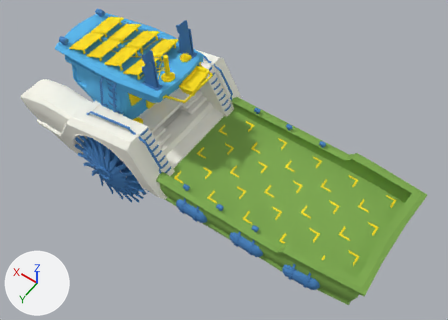
A saved change to the FBX model Assets/Art/Models/Ship/Ship of Sadness.FBX.
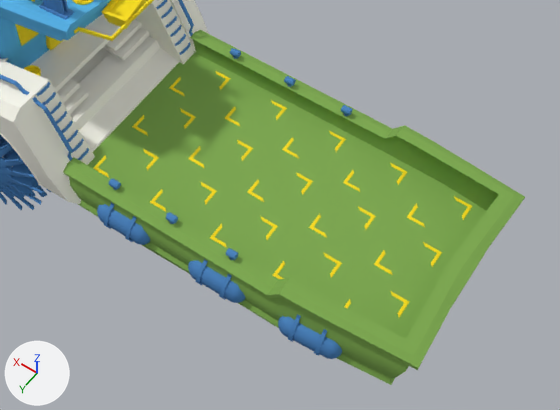
Each version appears first whole from a 50 mm camera at (-7.2, 10.9, 17.69) aimed at (0.27, 0.45, 1.26), and next in a close-up on the part from 27% to 100% of the width and 25% to 100% of the height. The lights are fixed; the arrows at lower left show +X, +Y and +Z. Where no turn or scale is listed for an object, it has been applied to the vertices.

Script lines for the objects in view, before the commit:
```python
me_mesh = bpy.data.meshes.new('Mesh')
me_mesh.from_pydata(...)  # 12841 vertices, 22846 faces; spans x -5.88..8.11, y -2.63..2.63, z -0.79..5.18
# faces by material slot: [1048, 910, 5032, 572, 15284]
me_mesh.materials.append(mat_1)  # white #fbfaee
me_mesh.materials.append(mat_2)  # blue #53b4ec
me_mesh.materials.append(mat_3)  # blue #4582c0
me_mesh.materials.append(mat_4)  # green #7ca84b
me_mesh.materials.append(mat_5)  # yellow #ffe300
me_mesh_001 = bpy.data.meshes.new('Mesh.001')
me_mesh_001.from_pydata(...)  # 6640 vertices, 12792 faces; spans x -1.61..1.61, y -2.78..2.78, z -1.61..1.61
me_mesh_001.materials.append(mat_3)  # blue #4582c0
ob_paddle_wheels = bpy.data.objects.new('Paddle Wheels', me_mesh_001)
ob_paddle_wheels.location = (3.78, 0.0, 0.29)
ob_ship_of_sadness = bpy.data.objects.new('Ship of Sadness', me_mesh)
ob_ship_of_sadness.location = (0.0, 0.0, 0.0)
```
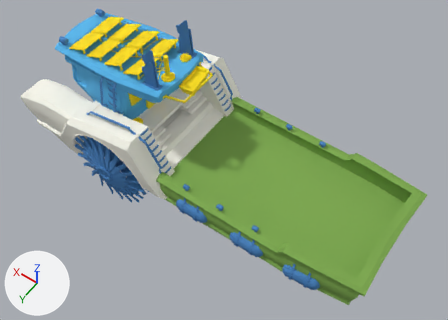
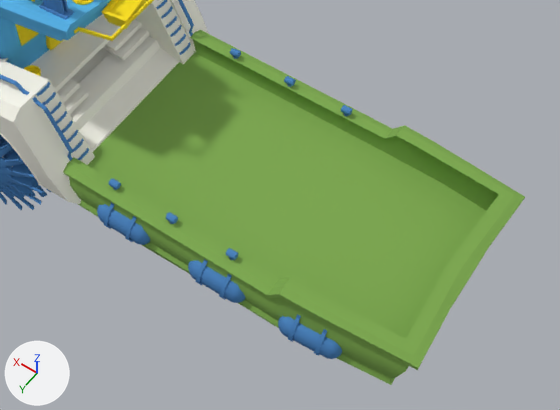
Boxes (x1, y1, x2, y2) around the edits, measured in the close-ups (560 x 410 px):
part 1 of me_mesh, deleted (yellow)
    before: (93, 71, 472, 317)

Edits to the bpy script that builds the scene:
```text
Change me_mesh:
    used by ob_ship_of_sadness; location = (0.0, 0.0, 0.0)
    remove me_mesh.from_pydata(...)  # 12841 vertices, 22846 faces; spans x -5.88..8.11, y -2.63..2.63, z -0.79..5.18
    add me_mesh.from_pydata(...)  # 12481 vertices, 22366 faces; spans x -5.88..8.11, y -2.63..2.63, z -0.79..5.18
    me_mesh part 1: 30 loose pieces with 360 vertices, spanning x -5.11..1.41, y -1.78..1.78, z 0.8..0.82, are deleted
```
